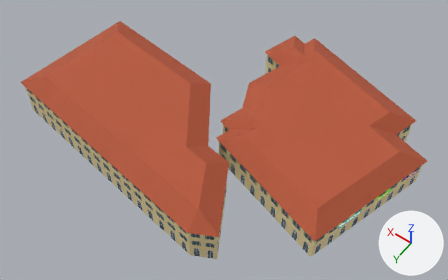
Before and after pictures for a commit that changed the glTF model game/models/hero/village.glb.
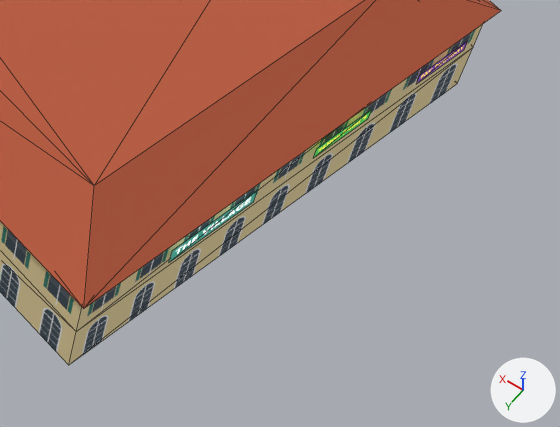
There are two pictures of each version: one whole from a 50 mm camera at (-51.6, 108.6, 143.2) aimed at (12.0, 19.4, 3.1), one close up on the part from 65% to 99% of the width and 56% to 98% of the height. Arrows for +X, +Y and +Z are at lower right; the lights stay in place. The last two pictures show the newer version. The close-ups show mesh edges as thin lines. Objects named as collision shapes, trigger or cutter boxes, shadow casters or lower levels of detail are left out. Where no turn or scale is listed for an object, it has been applied to the vertices. Vertices at exactly the same position are counted once.

The scene before the commit, as lines of its bpy script (objects in view):
```python
me_village_lod0 = bpy.data.meshes.new('village_lod0')
me_village_lod0.from_pydata(...)  # 117 vertices, 166 faces; spans x -53.3..53.3, y -39.7..39.7, z -7.6..7.6
# faces by material slot: [42, 42, 17, 59, 6]
me_village_lod0.materials.append(mat_ground)
me_village_lod0.materials.append(mat_facade)  # picture img_facade
me_village_lod0.materials.append(mat_trim)  # white #ffffff
me_village_lod0.materials.append(mat_tile)  # orange #b8583a
me_village_lod0.materials.append(mat_signglow)
ob_village_lod0 = bpy.data.objects.new('village_lod0', me_village_lod0)
ob_village_lod0.location = (14.28, 13.78, 7.55)
```
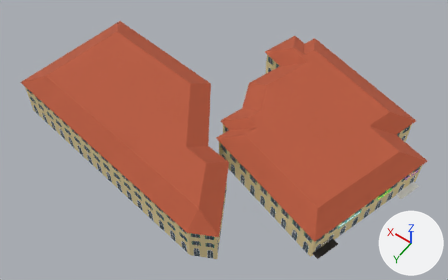
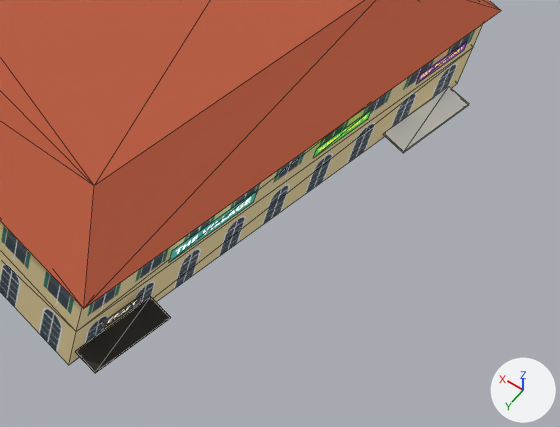
Where the newer file only moved an object's origin or applied its transform, the numbers keep the older frame.

Changed parts and their boxes (x1, y1, x2, y2) in the close-ups (560 x 427 px):
'village_lod0', reshaped: before (0, 0, 501, 365); after (0, 0, 501, 373)
part 1 of me_village_lod0, added: after (75, 86, 469, 373)

Patch to the scene script:
```diff
--- a/game/models/hero/village.glb.py
+++ b/game/models/hero/village.glb.py
@@ mat_awcraft @@
+mat_awcraft = principled_material('awcraft')
+mat_awcraft.base_color = (0.0232, 0.0194, 0.016)  # black #2a2622
+mat_awcraft.roughness = 0.85
@@ mat_awfat @@
+mat_awfat = principled_material('awfat')
+mat_awfat.base_color = (0.922, 0.922, 0.888)  # white #f6f6f2
+mat_awfat.roughness = 0.85
@@ me_village_lod0 @@
 # used by ob_village_lod0; location = (14.28, 13.78, 7.55)
-me_village_lod0.from_pydata(...)  # 117 vertices, 166 faces; spans x -53.3..53.3, y -39.7..39.7, z -7.6..7.6
+me_village_lod0.from_pydata(...)  # 137 vertices, 192 faces; spans x -54.1..53.3, y -39.7..39.7, z -7.5..7.5
+# me_village_lod0 part 1
+# 12 vertices are added at x -54.1..-41.8, y -14.4..19.8, z -7.0..-3.0
+# 8 new vertices lie (2.1, 6.7, 0.0) away from vertices in x -54.1..-43.0, y -14.4..15.2, z -7.0..-5.9
+# 12 new faces join them, mat_awcraft (black #2a2622)
+# 12 new faces join them, mat_awfat (white #f6f6f2)
+# 2 new faces join them, mat_signglow
 me_village_lod0.materials.append(mat_ground)
@@ me_village_lod0 @@
 me_village_lod0.materials.append(mat_signglow)
+me_village_lod0.materials.append(mat_awcraft)  # black #2a2622
+me_village_lod0.materials.append(mat_awfat)  # white #f6f6f2
```
